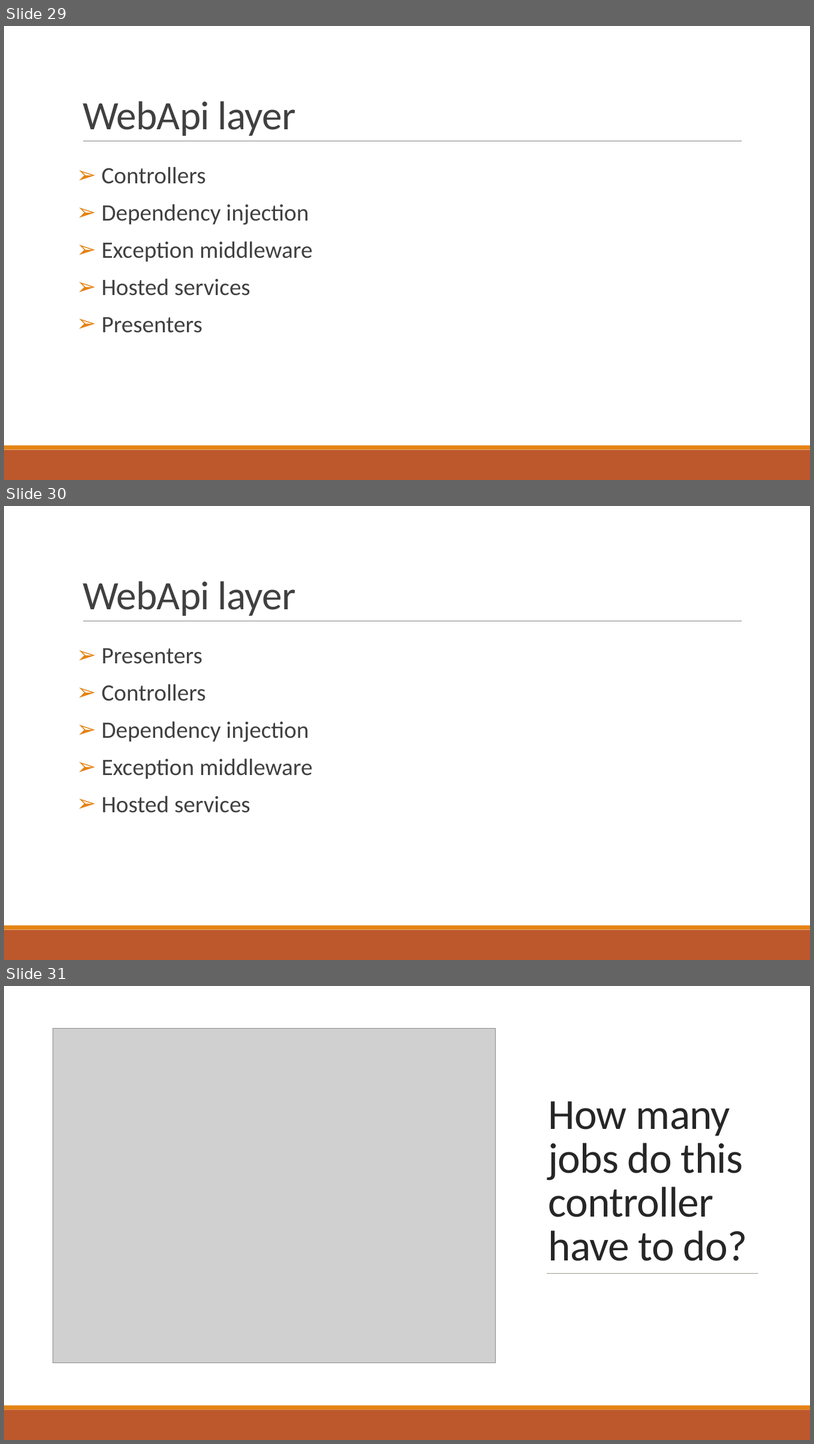
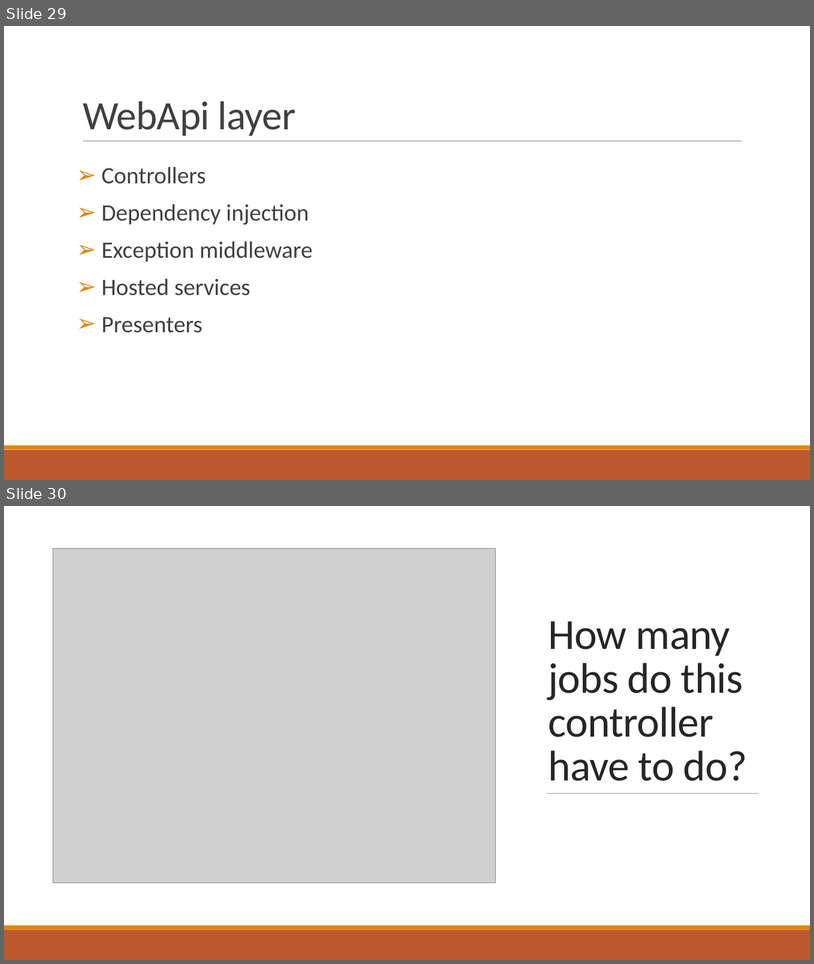
Before and after one commit to nguyentanphu/FlirtingApp, a slide deck: Introduction_to_clean_architecture.pptx. Shown one above the other, each under a label of ours: slides 29, 30 and 31 before the commit, slides 29 and 30 after it. The pictures are 814x1444 and 814x964 pixels, drawn with LibreOffice and Linux fonts; fonts in the diff are those of the drawing; grey boxes stand for pictures. Boxes give left, top, right and bottom in pixels: in the first picture for what was removed or moved away, otherwise in the second. Text is boxed around its words. In the diff, an @@ line names an element or a change of style, - is before the commit and + after.

```diff
--- a/Introduction_to_clean_architecture.pptx
+++ b/Introduction_to_clean_architecture.pptx
@@ slide 30 removed at [4,506,810,960], background #FFFFFF; not listed: 3 template elements that a slide beside it also shows @@
@@ title removed at [83,581,296,616] @@
-WebApi layer
@@ text removed at [102,648,313,813] @@
-➢ Presenters
-➢ Controllers
-➢ Dependency injection
-➢ Exception middleware
-➢ Hosted services
@@ what was slide 31 is now slide 30 @@
```
Also in this commit, not shown: 4 slides changed, 6 slides added, 1 other slide removed.
